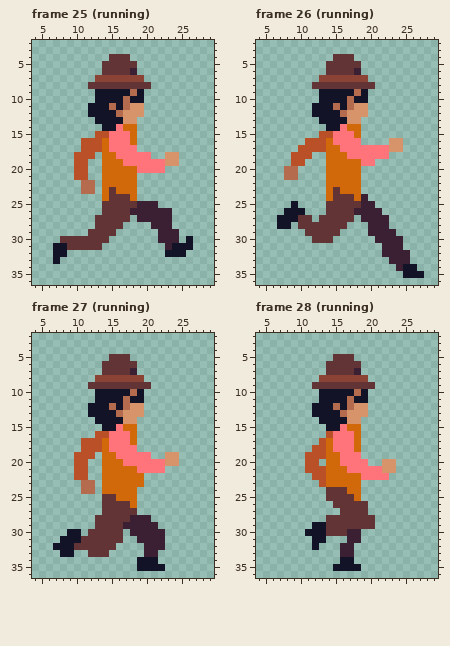
Two states of a pixel-art file, Assets/AseFiles/player.aseprite. Above, as it was before the edit.
32x40 pixels, 31 frames. Shown: frame 25 (running): x 4..29, y 2..36; frame 26 (running): x 4..29, y 2..36; frame 27 (running): x 4..29, y 2..36; frame 28 (running): x 4..29, y 2..36. The commit also changed other frames, which this record leaves out.
Once edited:
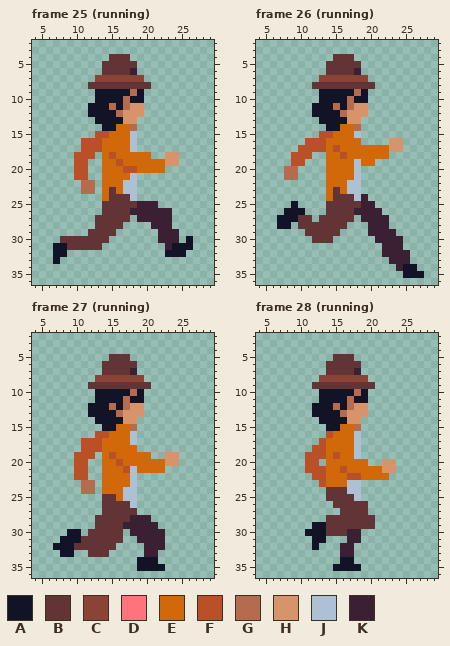
Palette (. is transparent): A #131327  B #623436  C #8b4335  D #ff737a  E #d1690a  F #b95027  G #b56c4e  H #d7936a  J #aec0d4  K #3a2032
From old to new:
Changed rows in their new state; - is an unchanged pixel.
Frame 25 (running), layer "draw-on":
first column x 15:
14 -E-G----
15 EEEJ----
16 EEEJ----
17 EEEJ----
18 FEEEEE--
19 -FEEEEEE
20 --FFEEEE
21 ---J----
22 --JJ----
23 --JJ----
24 ---J----
Frame 26 (running), layer "draw-on":
first column x 15:
14 -E-G----
15 EEEJ----
16 EEEE----
17 FEEEEEEE
18 -FEEEEEE
19 ---JEE--
20 ---J----
21 ---J----
22 --JJ----
23 --JJ----
24 ---J----
Frame 27 (running), layer "draw-on":
first column x 15:
15 -E-G----
16 EEEJ----
17 EEEJ----
18 EEEE----
19 FEEEEE--
20 -FEEEEEE
21 --FJEEEE
22 ---J.---
23 ---J.---
24 --JJ----
25 --JJ----
26 ---J----
Frame 28 (running), layer "draw-on":
first column x 15:
15 -E-G----
16 EEEJ----
17 EEEJ----
18 EEEJ----
19 FEEJ----
20 -EEEE---
21 -FEEEEE-
22 --FFEEEE
23 --JJ----
24 --JJ----
25 ---J----
